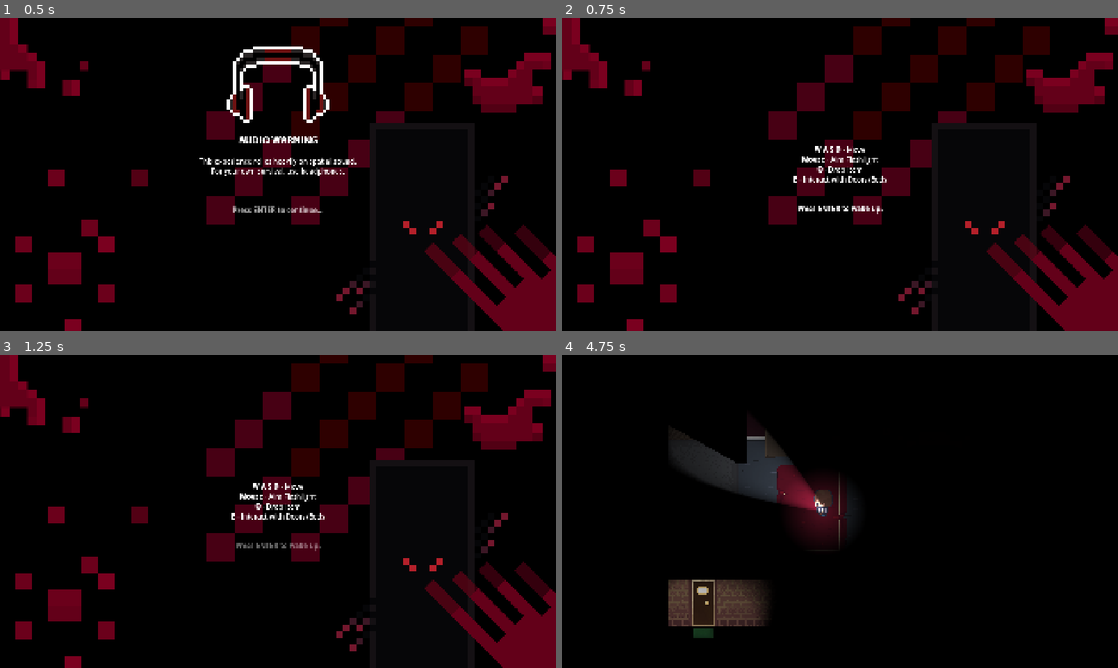
Above: before the commit, frames 1-4 (two rows, left to right).
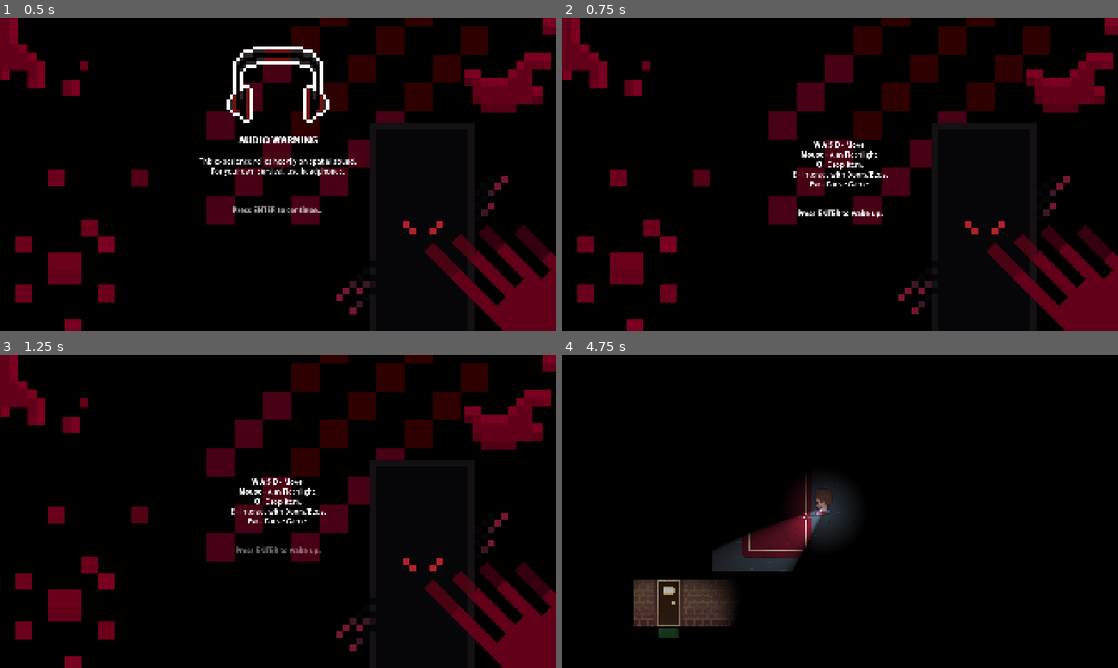
Above: after the commit, the same moments.

Repository: davidantunes23/dj_prototype
Game: Godot game, scene res://scenes/map/audio_screen.tscn
The game is run twice, just before and just after one commit, with the same random seed, the same clock (stepped at 60 frames per second) and the same inputs.
Inputs (mouse positions are in pixels of both pictures, inside the frame that each line leads up to):
- Up to frame 1 (0.5 s): no input
- Up to frame 2 (0.75 s): tap Enter (ui_accept) at 0.5 s; move the mouse to (962, 158) at 0.52 s; hold D (move_right) from 0.53 s (still down); hold Enter (ui_accept) from 0.53 s (still down)
- Up to frame 3 (1.25 s): keep holding D (move_right); keep holding Enter (ui_accept)
- Up to frame 4 (4.75 s): move the mouse to (728, 527) at 1.27 s; release D (move_right) at 1.28 s; release Enter (ui_accept) at 1.28 s; hold S (move_down) 1.28-2.03 s; tap Q (drop) at 1.35, 3.6 s; tap Enter (ui_accept) at 1.52, 1.55, 1.82, 2.85, 3.02, 3.32, 4.52, 4.55 s; move the mouse to (895, 442) at 2.02 s; hold D (move_right) 2.03-2.78 s; hold Enter (ui_accept) 2.03-2.78 s; tap E (interact) at 2.1, 4.35 s; move the mouse to (812, 574) at 2.77 s; hold W (move_up) 2.78-3.53 s; move the mouse to (1006, 558) at 3.52 s; hold Enter (ui_accept) 3.53-4.28 s; hold A (move_left) from 3.53 s (still down); tap Escape (ui_cancel) at 4.15 s; move the mouse to (673, 464) at 4.27 s

Frame 1 is identical in both runs. In frame 2, 1.4% of the frame differs, in the area x 41-59%, y 39-64%; in frame 3, 1.3%; in frame 4, 9.1%, in the area x 12-51%, y 24-91%.

Commit message:
Add pause menu

Diff:
--- a/scenes/map/control_screen.tscn
+++ b/scenes/map/control_screen.tscn
@@ -38,10 +38,11 @@
 theme_override_font_sizes/bold_font_size = 24
 bbcode_enabled = true
 text = "[center]
-[b]W A S D[/b] - Move
-[b]Mouse[/b] - Aim Flashlight
-[b]Q[/b] - Drop Item
-[b]E[/b] - Interact with Doors/Beds
+[b]W A S D[/b] - Move.
+[b]Mouse[/b] - Aim Flashlight.
+[b]Q[/b] - Drop Item.
+[b]E[/b] - Interact with Doors/Beds.
+[b]Esc[/b] - Pause Game.
 
 
 [pulse freq=1.0 color=#ffffff40][b]Press ENTER to wake up.[/b][/pulse]
--- a/scenes/map/map.tscn
+++ b/scenes/map/map.tscn
@@ -29,6 +29,7 @@
 [ext_resource type="AudioStream" uid="uid://dw44mphe8pdle" path="res://assets/map/thunder.mp3" id="22_tmgcv"]
 [ext_resource type="AudioStream" uid="uid://dgrax4g1iaesw" path="res://assets/map/rain.mp3" id="23_omedl"]
 [ext_resource type="Texture2D" uid="uid://ogp3640xxgkq" path="res://assets/UI/keycap.png" id="28_25aov"]
+[ext_resource type="PackedScene" uid="uid://cmjpxwu6f7jwi" path="res://scenes/map/pause_screen.tscn" id="30_etaqi"]
 
 [sub_resource type="NavigationPolygon" id="NavigationPolygon_e07uo"]
 vertices = PackedVector2Array(-4, -660, -4, -636, -124, -636, -148, -642, -124, -660, -294, -630, -188, -642, -184, -62 …(3404 unchanged characters)…
@@ -8570,6 +8571,7 @@
 stream = ExtResource("22_tmgcv")
 
 [node name="AudioStreamPlayer" type="AudioStreamPlayer" parent="." unique_id=1087718163]
+process_mode = 3
 stream = ExtResource("23_omedl")
 autoplay = true
 
@@ -8585,3 +8587,5 @@
 position = Vector2(137, -47)
 scale = Vector2(1.2, 1.2)
 collision_layer = 2
+
+[node name="PauseScreen" parent="." unique_id=533434293 instance=ExtResource("30_etaqi")]
--- /dev/null
+++ b/scenes/map/pause_screen.tscn
@@ -0,0 +1,28 @@
+[gd_scene format=3 uid="uid://cmjpxwu6f7jwi"]
+
+[ext_resource type="Script" uid="uid://pbkuaipv8ij5" path="res://scripts/map/pause_screen.gd" id="1_vd8ff"]
+
+[node name="PauseScreen" type="CanvasLayer" unique_id=533434293]
+process_mode = 3
+script = ExtResource("1_vd8ff")
+
+[node name="ColorRect" type="ColorRect" parent="." unique_id=737213695]
+anchors_preset = 15
+anchor_right = 1.0
+anchor_bottom = 1.0
+grow_horizontal = 2
+grow_vertical = 2
+color = Color(0, 0, 0, 0.5882353)
+
+[node name="RichTextLabel" type="RichTextLabel" parent="." unique_id=1471890659]
+anchors_preset = 15
+anchor_right = 1.0
+anchor_bottom = 1.0
+grow_horizontal = 2
+grow_vertical = 2
+bbcode_enabled = true
+text = "[center][b][font_size=38]GAME PAUSED.[/font_size][/b][/center]
+
+[center][pulse freq=1.0 color=#ffffff40][b]Press ENTER to continue...[/b][/pulse][/center]"
+horizontal_alignment = 1
+vertical_alignment = 1
--- /dev/null
+++ b/scripts/map/pause_screen.gd
@@ -0,0 +1,13 @@
+extends CanvasLayer
+
+func _ready() -> void:
+	hide()
+
+func _input(event: InputEvent) -> void:
+	if event.is_action_pressed("ui_cancel") and not get_tree().paused:
+		get_tree().paused = true
+		show()
+
+	elif event.is_action_pressed("ui_accept") and get_tree().paused:
+		get_tree().paused = false
+		hide()
Not shown, added: scripts/map/pause_screen.gd.uid
